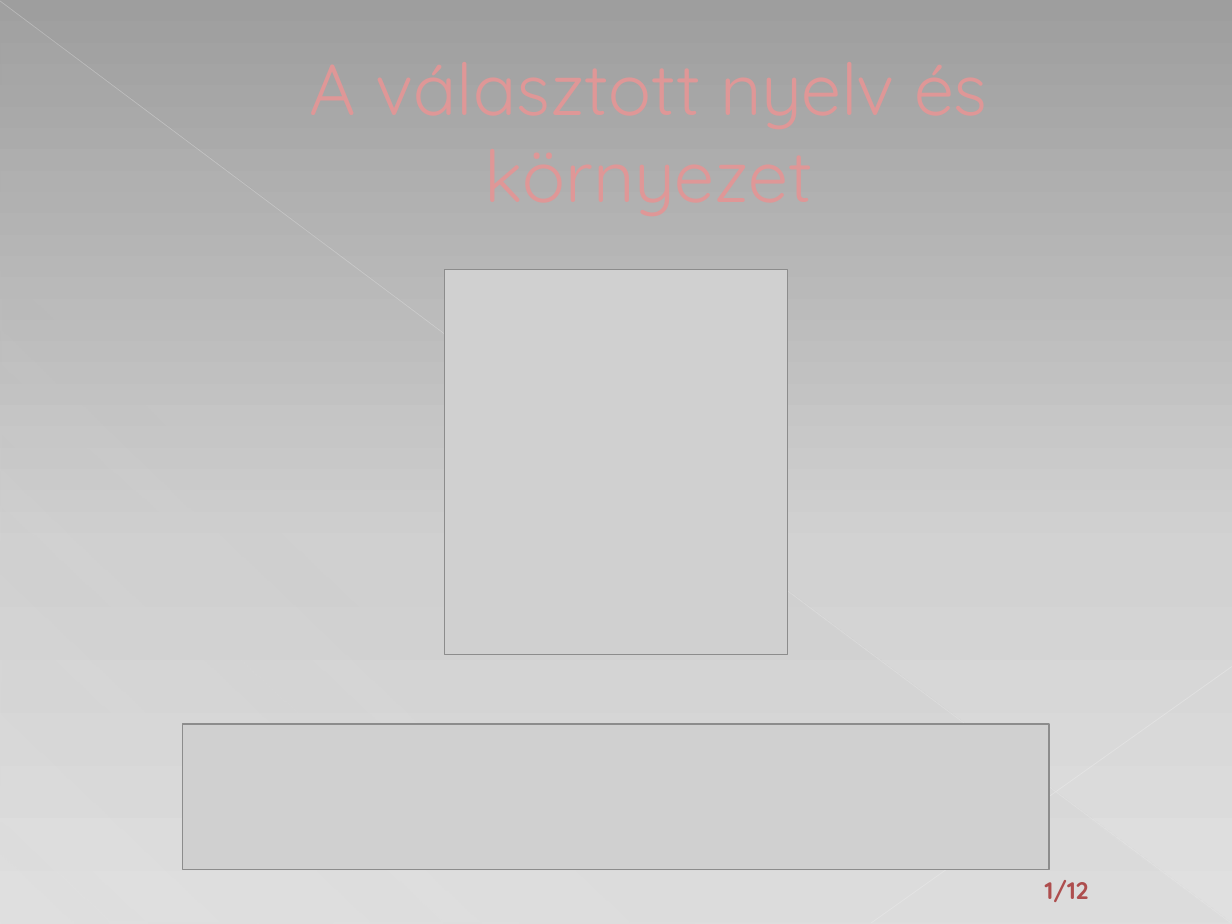
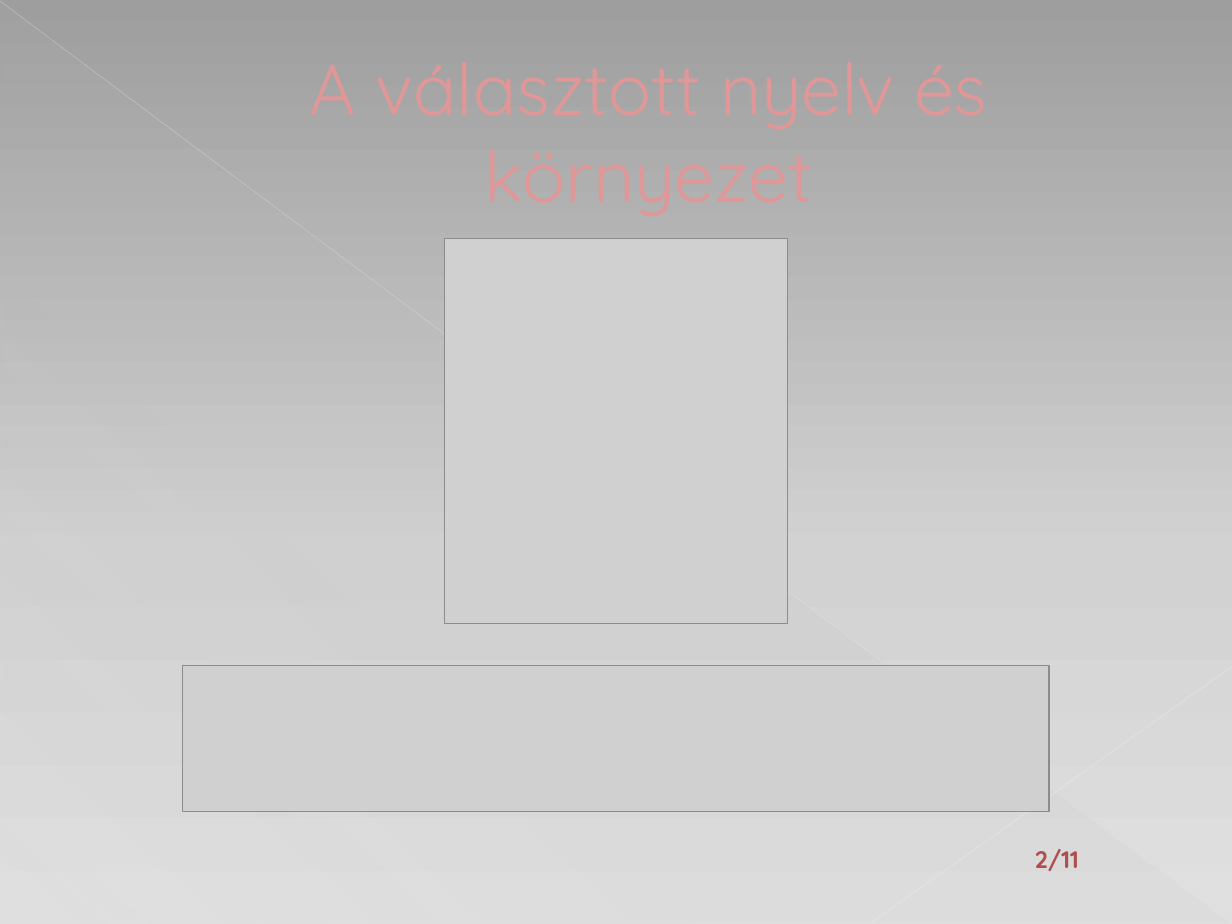
Before and after one commit to horeczky95/Szakdolgozat, a slide deck: slide 3 of ANTIKVÁR KÖNYVESBOLT.pptx. Drawn at 1232x924 pixels with LibreOffice and Linux fonts; fonts in the diff are those of the drawing; grey boxes stand for pictures. Boxes give left, top, right and bottom in pixels: in the first picture for what was removed or moved away, otherwise in the second. Text is boxed around its words. In the diff, an @@ line names an element or a change of style, - is before the commit and + after.

```diff
--- a/ANTIKVÁR KÖNYVESBOLT.pptx
+++ b/ANTIKVÁR KÖNYVESBOLT.pptx
@@ picture: place and size @@
-picture at bbox=[445, 270, 787, 655]
+picture at bbox=[445, 239, 787, 625]
@@ picture: place and size @@
-picture at bbox=[182, 724, 1048, 870]
+picture at bbox=[182, 665, 1048, 811]
@@ text at bbox=[1035, 849, 1079, 871]: text changed @@
-1/12
+2/11
```
Also in this commit, not shown: 6 other slides changed, 6 slides added, 7 slides removed, 17 other files.
